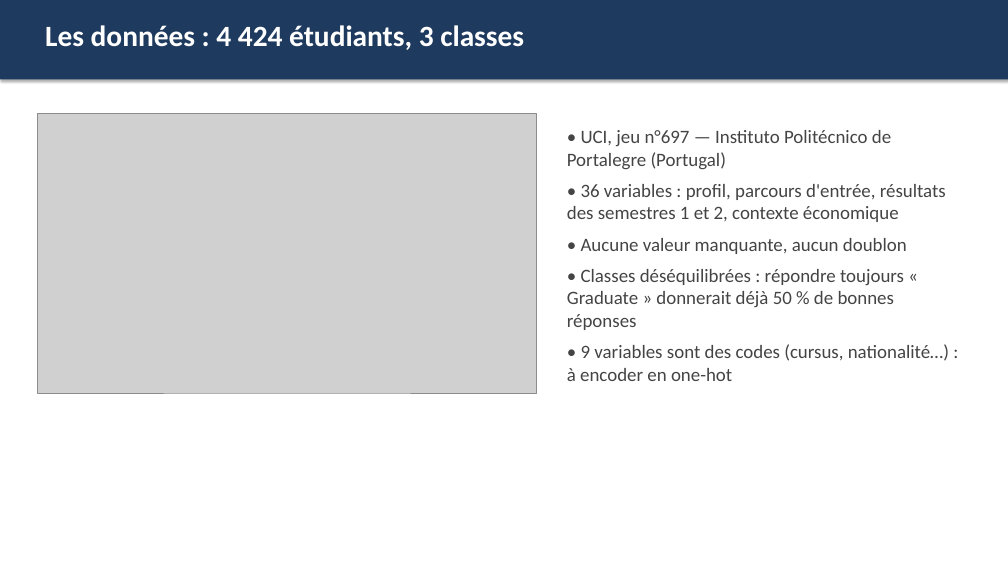
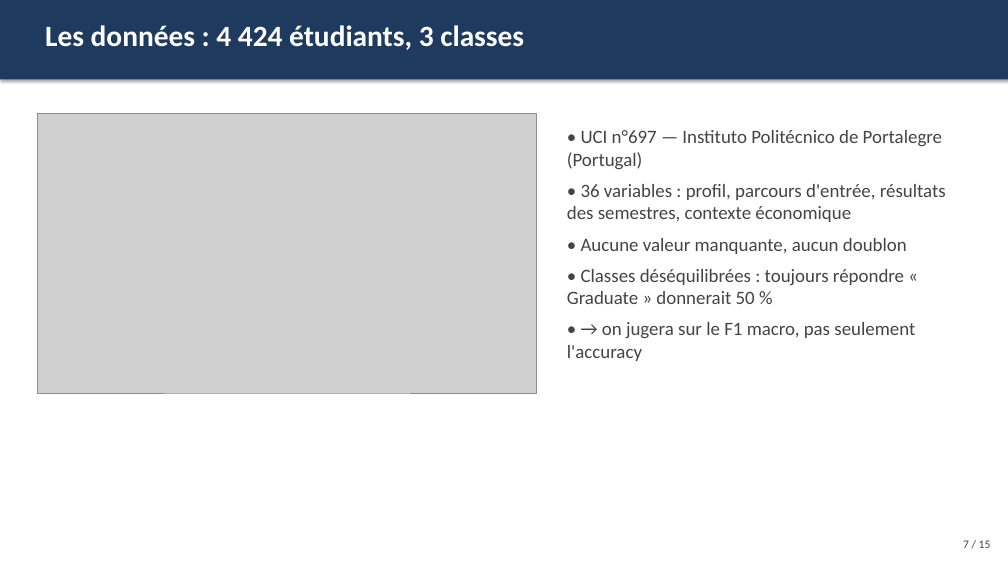
Before and after one commit to TheGoatLucien/ANN-playground, a slide deck: slide 7 of slides/ANN_playground_presentation.pptx (slide 8 before the commit). Drawn at 1008x567 pixels with LibreOffice and Linux fonts; fonts in the diff are those of the drawing; grey boxes stand for pictures. Boxes give left, top, right and bottom in pixels: in the first picture for what was removed or moved away, otherwise in the second. Text is boxed around its words. In the diff, an @@ line names an element or a change of style, - is before the commit and + after.

```diff
--- a/slides/ANN_playground_presentation.pptx
+++ b/slides/ANN_playground_presentation.pptx
@@ text at (567, 130, 946, 222): text changed @@
-• UCI, jeu n°697 — Instituto Politécnico de Portalegre (Portugal)
-• 36 variables : profil, parcours d'entrée, résultats des semestres 1 et 2, contexte économique
+• UCI n°697 — Instituto Politécnico de Portalegre (Portugal)
+• 36 variables : profil, parcours d'entrée, résultats des semestres, contexte économique
@@ text at (567, 269, 915, 361): text changed @@
-• Classes déséquilibrées : répondre toujours « Graduate » donnerait déjà 50 % de bonnes réponses
-• 9 variables sont des codes (cursus, nationalité…) : à encoder en one-hot
+• Classes déséquilibrées : toujours répondre « Graduate » donnerait 50 %
+• → on jugera sur le F1 macro, pas seulement l'accuracy
@@ text added at (963, 540, 991, 548), 11 pt, text #444444 @@
+7 / 15
```
Also in this commit, not shown: 10 other slides changed, 3 slides added, 4 slides removed.
